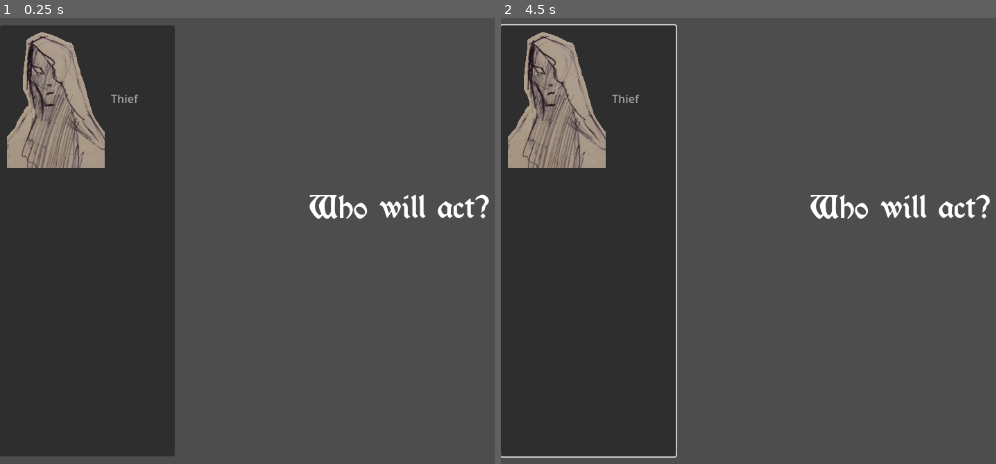
Above: before the commit, frames 1-2 (left to right).
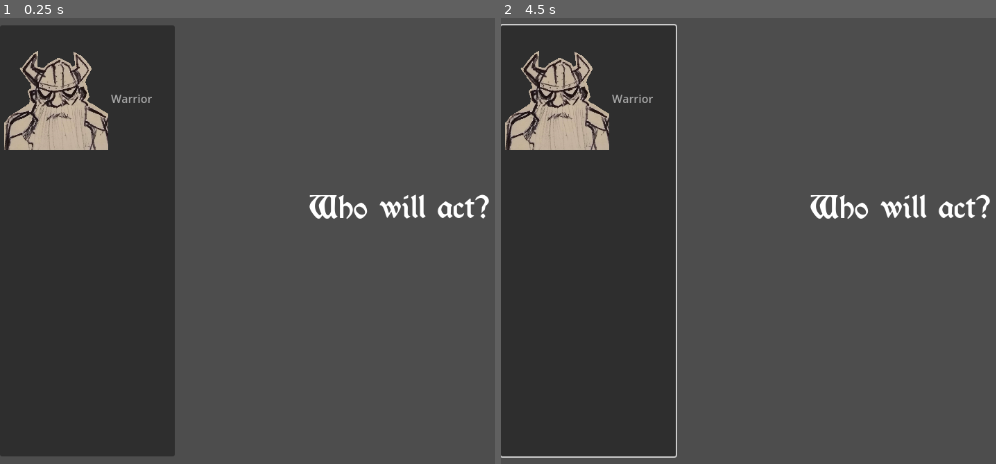
Above: after the commit, the same moments.

Repository: Jollista/Brackeys-Jam-2024.1
Game: Godot game, scene res://Combat/Test/combat_tracker_test.tscn
Two runs of this game, one before a commit and one after it. Both use one fixed random seed, a clock stepped at 60 frames per second and the inputs below. The project has no main scene, so this scene is started directly. The engine's default icon, where the game draws it, is replaced by a stand-in: a white triangle on a blue panel in a dark square.
Inputs (mouse positions are in pixels of both pictures, inside the frame that each line leads up to):
- Up to frame 1 (0.25 s): no input
- Up to frame 2 (4.5 s): tap Enter at 0.5, 2, 3.5 s; move the mouse to (outside the picture) at 0.52 s; click (outside the picture) at 0.6 s; tap Space at 1.25, 2.75, 4.25 s; move the mouse to (738, 263) at 1.27 s; click (738, 263) at 1.35 s; move the mouse to (981, 142) at 2.02 s; click (981, 142) at 2.1 s; move the mouse to (862, 330) at 2.77 s; click (862, 330) at 2.85 s; move the mouse to (outside the picture) at 3.52 s; click (outside the picture) at 3.6 s; move the mouse to (659, 174) at 4.27 s; click (659, 174) at 4.35 s

The runs differ from the first frame. In frame 1, 4.1% of the frame differs, in the area x 0-31%, y 3-34%; in frame 2, 4.1%.

Commit message:
Fixed bug where character select list empty halts combat

Diff:
--- a/Characters/Character.gd
+++ b/Characters/Character.gd
@@ -38,7 +38,7 @@
 # DOWNED - typically happens when a PC is reduced to 0 hp. Can be roused by an ally taking the help action
 # at which point it ends immediately. otherwise, a downed creature passes its turn. Ends at start of round
 # when no longer at 0 hp.
-@export var downed = 0
+var downed = 0
 # SLOWED - creature moves at half speed and rolls damage at disadvantage
 var slowed = 0
 # INVISIBLE - creature cannot be seen or targeted by enemies
--- a/Combat/CombatTracker.gd
+++ b/Combat/CombatTracker.gd
@@ -133,6 +133,10 @@
 			if not character[acted] and character["Node"].downed == 0:
 				item_list.add_item(character["Name"],character["Sprite"])
 
+		# return null if no characters to select
+		if item_list.item_count == 0:
+			return null
+
 		character_select.visible = true
 		print("awaiting character_selected")
 		await character_selected
--- a/Combat/Test/combat_tracker_test.tscn
+++ b/Combat/Test/combat_tracker_test.tscn
@@ -29,13 +29,14 @@
 character_name = "Thief"
 party = "PCs"
 battle_sprite = ExtResource("6_crikb")
+downed = 3
 
 [node name="Mage" parent="Party" instance=ExtResource("4_ceicc")]
 transform = Transform3D(1, 0, 0, 0, 1, 0, 0, 0, 1, -0.455474, 0, 0.584465)
 character_name = "Mage"
 party = "PCs"
 battle_sprite = ExtResource("7_22sb4")
-downed = 4
+downed = 2
 
 [node name="Goblin Party" type="Node" parent="."]
 
